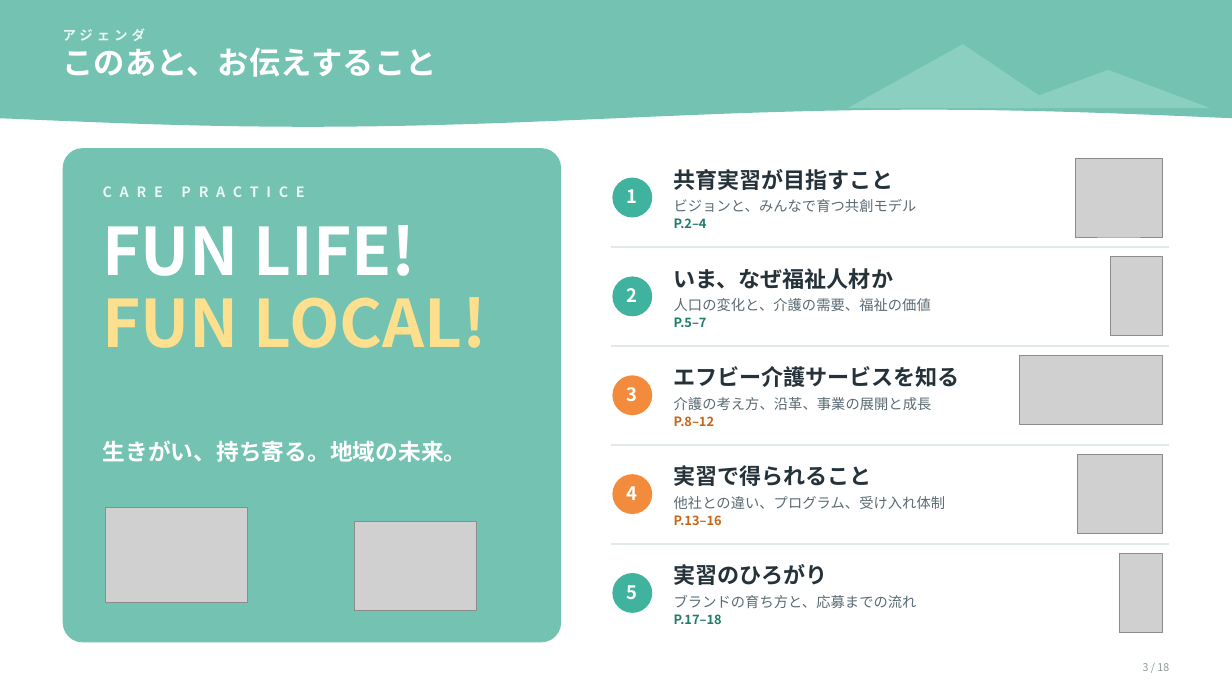
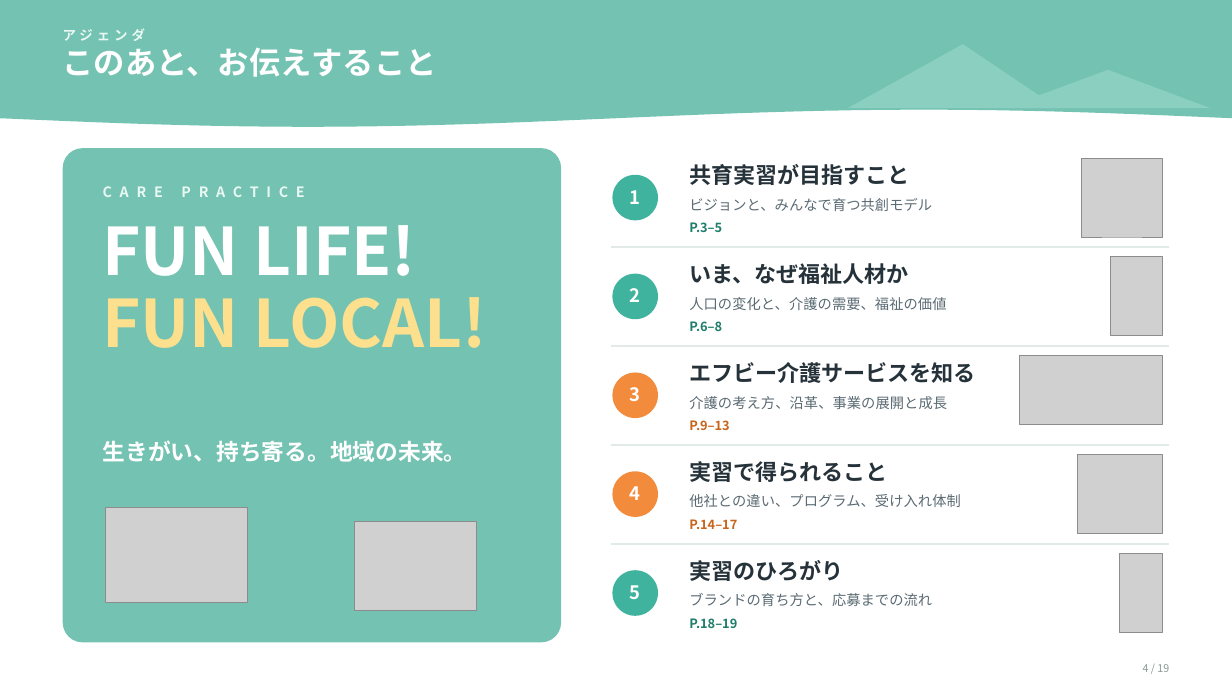
Before and after one commit to tatatatachan/claude, a slide deck: slide 4 of kyoiku-jisshu/共育実習_図解.pptx (slide 3 before the commit). Drawn at 1232x693 pixels with LibreOffice and Linux fonts; fonts in the diff are those of the drawing; grey boxes stand for pictures. Boxes give left, top, right and bottom in pixels: in the first picture for what was removed or moved away, otherwise in the second. Text is boxed around its words. In the diff, an @@ line names an element or a change of style, - is before the commit and + after.

```diff
--- a/kyoiku-jisshu/共育実習_図解.pptx
+++ b/kyoiku-jisshu/共育実習_図解.pptx
@@ ellipse: place and size @@
-ellipse at [613,177,653,217]
+ellipse at [613,175,658,220]
@@ text at [689,164,932,211]: more space between paragraphs @@
@@ text "共育実習が目指すこと": place and size @@
-text "共育実習が目指すこと" at [674,169,917,228]
+text "共育実習が目指すこと" at [689,164,932,232]
@@ picture: place and size @@
-picture at [1076,158,1162,237]
+picture at [1082,158,1163,237]
@@ text at [689,222,722,232]: text changed @@
-P.2–4
+P.3–5
@@ text at [689,263,946,310]: more space between paragraphs @@
@@ text "いま、なぜ福祉人材か": place and size @@
-text "いま、なぜ福祉人材か" at [674,268,931,327]
+text "いま、なぜ福祉人材か" at [689,263,946,331]
@@ ellipse: place and size @@
-ellipse at [613,276,653,316]
+ellipse at [613,274,658,319]
@@ text at [689,321,722,331]: text changed @@
-P.5–7
+P.6–8
@@ text "エフビー介護サービスを知る": place and size @@
-text "エフビー介護サービスを知る" at [674,366,960,426]
+text "エフビー介護サービスを知る" at [689,362,975,430]
@@ ellipse: place and size @@
-ellipse at [613,375,653,415]
+ellipse at [613,372,658,418]
@@ text at [689,362,975,409]: more space between paragraphs @@
@@ text at [689,420,729,430]: text changed @@
-P.8–12
+P.9–13
@@ ellipse: place and size @@
-ellipse at [613,474,653,514]
+ellipse at [613,471,658,517]
@@ text at [689,461,961,507]: more space between paragraphs @@
@@ text "実習で得られること": place and size @@
-text "実習で得られること" at [674,465,946,525]
+text "実習で得られること" at [689,461,961,529]
@@ text at [689,519,737,529]: text changed @@
-P.13–16
+P.14–17
@@ text at [689,560,932,606]: more space between paragraphs @@
@@ text "実習のひろがり": place and size @@
-text "実習のひろがり" at [674,564,917,624]
+text "実習のひろがり" at [689,560,932,628]
@@ ellipse: place and size @@
-ellipse at [613,573,653,613]
+ellipse at [613,570,658,616]
@@ text at [689,618,737,628]: text changed @@
-P.17–18
+P.18–19
@@ text at [1143,664,1169,672]: text changed @@
-3 / 18
+4 / 19
```
Also in this commit, not shown: 17 other slides changed, 1 slide added, 2 other files.
